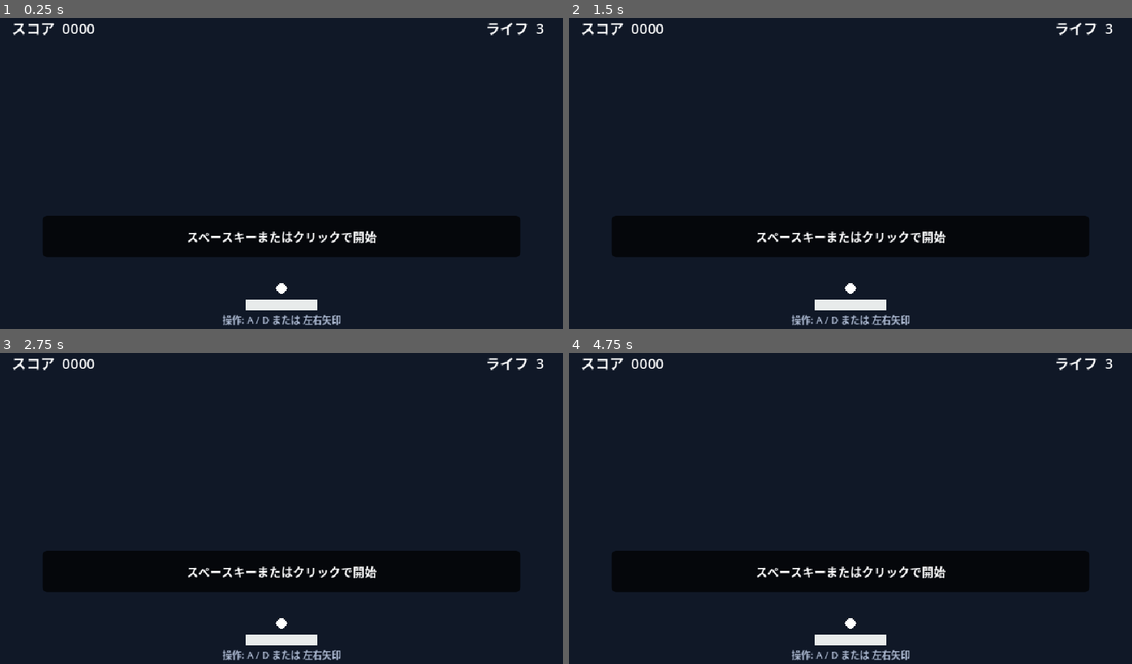
Above: before the commit, frames 1-4 (two rows, left to right).
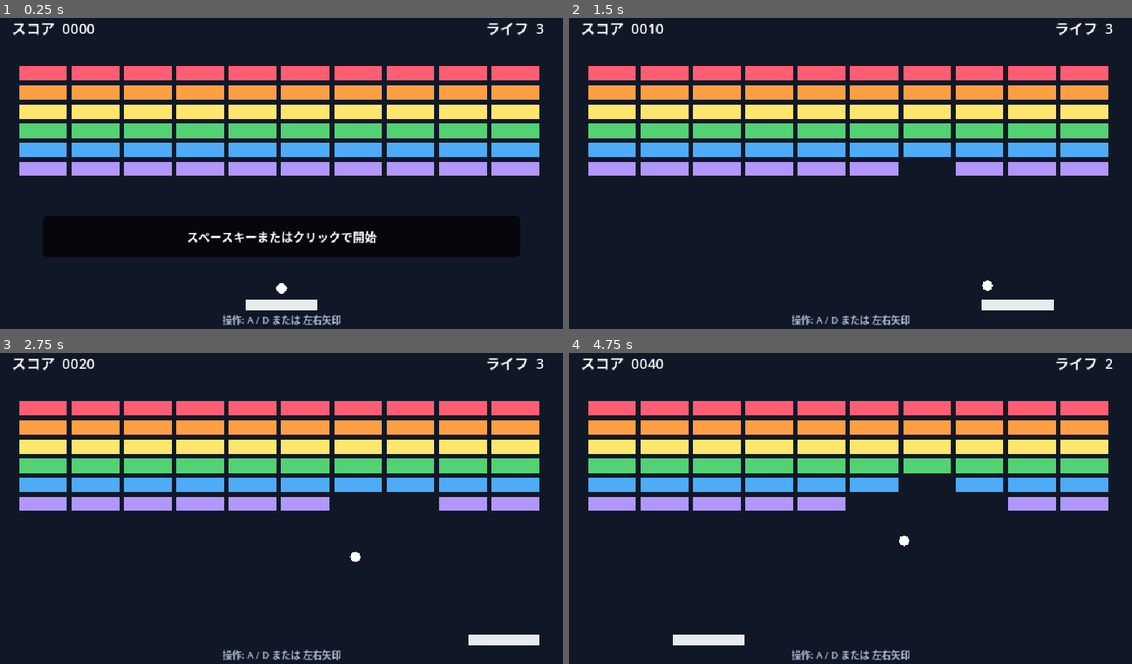
Above: after the commit, the same moments.

Repository: ittokunvim/example-godot
Game: Godot game, scene res://main.tscn
The game is run twice, just before and just after one commit, with the same random seed, the same clock (stepped at 60 frames per second) and the same inputs.
Inputs (mouse positions are in pixels of both pictures, inside the frame that each line leads up to):
- Up to frame 1 (0.25 s): no input
- Up to frame 2 (1.5 s): tap Enter (ui_accept) at 0.5, 1.35 s; move the mouse to (974, 151) at 0.52 s; hold D (move_right) 0.53-1.28 s; hold Enter (ui_accept) 0.53-1.28 s; click (974, 151) at 0.67 s; move the mouse to (737, 182) at 1.27 s; hold A (move_left) from 1.28 s (still down)
- Up to frame 3 (2.75 s): tap Enter (ui_accept) at 1.52, 1.82 s; move the mouse to (337, 430) at 2.02 s; release A (move_left) at 2.03 s; hold D (move_right) from 2.03 s (still down); hold Enter (ui_accept) from 2.03 s (still down)
- Up to frame 4 (4.75 s): move the mouse to (822, 567) at 2.77 s; release Enter (ui_accept) at 2.78 s; tap Enter (ui_accept) at 2.85, 3.02, 3.32, 4.35, 4.52 s; click (822, 567) at 2.92 s; move the mouse to (1025, 552) at 3.52 s; release D (move_right) at 3.53 s; hold Enter (ui_accept) 3.53-4.28 s; hold A (move_left) from 3.53 s (still down); move the mouse to (675, 455) at 4.27 s

The runs differ from the first frame. In frame 1, 23% of the frame differs, in the area x 3-96%, y 15-51%; in frame 2, 35%, in the area x 3-96%, y 1-95%; in frame 3, 35%; in frame 4, 34%.
Error before the commit: Parse Error: Expected indented block after "if" block. (res://game.gd:44)

Commit message:
Fix codes

Diff:
--- a/breakout/game.gd
+++ b/breakout/game.gd
@@ -42,14 +42,14 @@
 
 	if _game_over:
 		if event.is_action_pressed("ui_accept"):
-_game_over = false
+			_game_over = false
 			_awaiting_launch = true
 			paddle.set_active(true)
 			_show_overlay("スペースキーまたはクリックで開始")
 
 
 func _start_or_restart() -> void:
-if _lives <= 0 or _bricks_remaining == 0:
+	if _lives <= 0 or _bricks_remaining == 0:
 		_score = 0
 		_lives = 3
 		_create_bricks()
